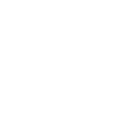
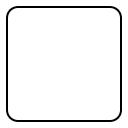
Revision of a layered 128×128 image; what changed, layer by layer:
pixels changed over [6, 6, 122, 122] (layer not identified)
